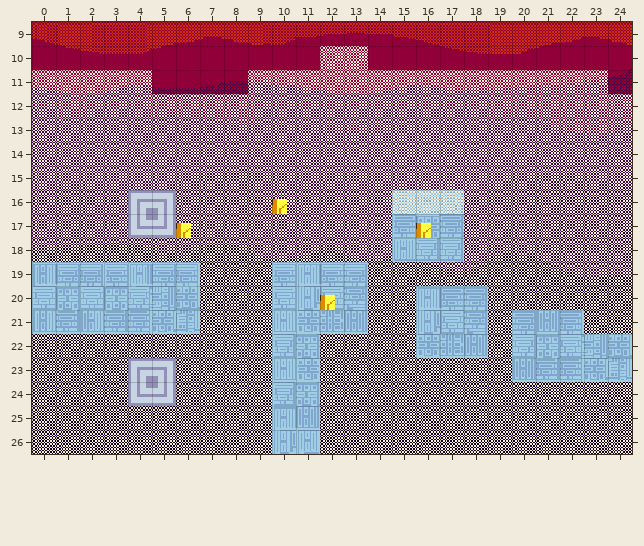
Tiled map -- zones/datacentre/datacentre.tmx. This is how it looked before the edit.
Cells are 16x16 px. Shown: x 0..24, y 9..26. Layer "void" is drawn 0,16 px off the grid.
Now the later version:
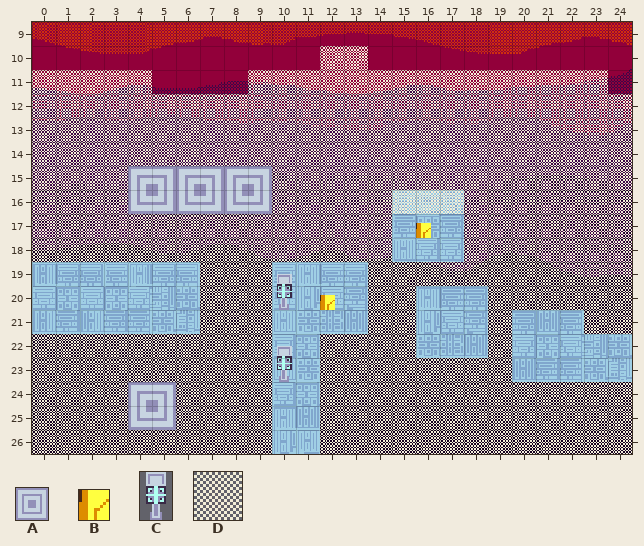
Key: from "doors": A 2 "0"; from "objects": B 6 "health", C 12 "0"; from "void": D 0.
_ is an empty cell.
Objects are placed by their top-left corner, in cells (3,4 is the top-left corner of cell 3,4); size is 1x1 cell unless given.
Diff:
Layer "void":
y 14: x 4..9 DDDDDD -> ______
y 15: x 6..9 DDDD -> ____
y 16: x 4..5 __ -> DD
y 22: x 4..5 __ -> DD
y 24: x 4..5 DD -> __
Layer "triggers" (added):
added: C "0" at 10,19.5 size 1x1.5
added: C "1" at 10,22.5 size 1x1.5
Layer "platforms":
changed: A "0" at 4,16 size 2x2 -> A "1" at 4,15 size 2x2
changed: A "0" at 4,23 size 2x2 -> A "0" at 4,24 size 2x2
added: A "1" at 8,15 size 2x2
added: A "1" at 6,15 size 2x2
Layer "collectibles":
removed: B "health_10" at 10,16.4 size 0.6x0.6
removed: B "health_9" at 6,17.4 size 0.6x0.6
